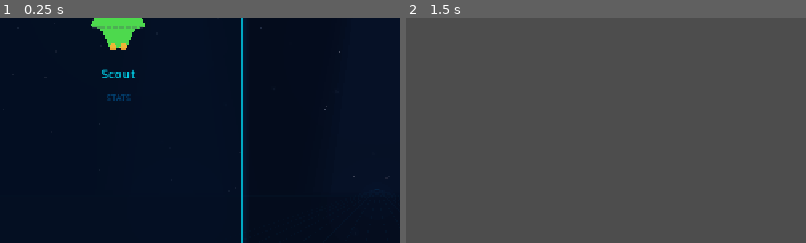
Above: before the commit, frames 1-2 (left to right).
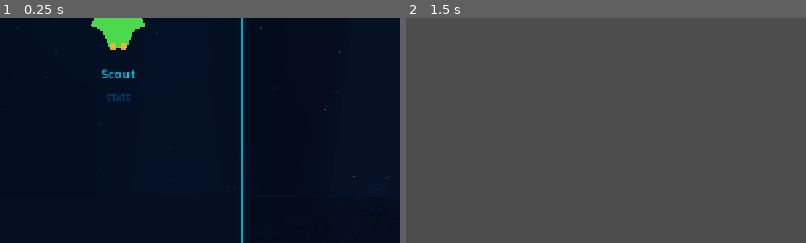
Above: after the commit, the same moments.

Repository: TestAndWin/space-trader
Game: Godot game, scene res://scenes/ship_upgrade.tscn
The game is run twice, just before and just after one commit, with the same random seed, the same clock (stepped at 60 frames per second) and the same inputs. This scene is started directly instead of the project's main scene.
Inputs (mouse positions are % of the whole screen's width and height, from its top left):
- Up to frame 1 (0.25 s): no input
- Up to frame 2 (1.5 s): click "Leave Workshop" at 0.5 s; tap Enter (ui_accept) at 1.25 s; move the mouse to (72, 45) at 1.27 s; hold Right (ui_right) from 1.28 s (still down); hold Space from 1.28 s (still down); click (72, 45) at 1.42 s
The pictures show only the part of the screen within x 3-53%, y 33-83%; the shares and areas given below are measured in that part.

The runs differ from the first frame. In frame 1, 0.1% of the frame differs, in the area x 23-36%, y 3-5%; in frame 2, nothing differs.

Commit message:
Bug fixes

Diff:
--- a/data/crew/medic.tres
+++ b/data/crew/medic.tres
@@ -6,8 +6,8 @@
 script = ExtResource("1_crew")
 crew_name = "Medic"
 title = "Medic"
-description = "+2 max hull after each combat"
-bonus_type = 5
-bonus_value = 2.0
+description = "Heal 3 hull after each combat"
+bonus_type = 2
+bonus_value = 3.0
 recruit_cost = 300
 available_planet_types = [3, 1]
--- a/scripts/autoloads/quest_manager.gd
+++ b/scripts/autoloads/quest_manager.gd
@@ -24,9 +24,14 @@
 	if EconomyManager.goods.is_empty():
 		return {}
 	var good: Resource = EconomyManager.goods[randi() % EconomyManager.goods.size()]
-	if planet.connected_planets.is_empty():
+	# Pick destination from all planets except the origin for more variety
+	var all_planet_names: Array = []
+	for p in EconomyManager.planets:
+		if p.planet_name != planet.planet_name:
+			all_planet_names.append(p.planet_name)
+	if all_planet_names.is_empty():
 		return {}
-	var dest: String = planet.connected_planets[randi() % planet.connected_planets.size()]
+	var dest: String = all_planet_names[randi() % all_planet_names.size()]
 	var qty: int = randi_range(1, 3)
 	var reward: int = int(good.base_price * qty * 1.8) + randi_range(50, 150)
 	var deadline: int = randi_range(DEADLINE_MIN, DEADLINE_MAX)
--- a/scripts/components/casino_popup.gd
+++ b/scripts/components/casino_popup.gd
@@ -278,8 +278,8 @@
 
 	# Bet section
 	var bet_label := Label.new()
-	var gname: String = "Blackjack" if _game == Game.BLACKJACK else "Slot Machine"
-	bet_label.text = "Place your bet on %s:" % gname
+	var game_name: String = "Blackjack" if _game == Game.BLACKJACK else "Slot Machine"
+	bet_label.text = "Place your bet on %s:" % game_name
 	bet_label.add_theme_font_size_override("font_size", 18)
 	bet_label.add_theme_color_override("font_color", GOLD)
 	bet_label.horizontal_alignment = HORIZONTAL_ALIGNMENT_CENTER
@@ -800,6 +800,8 @@
 		# Remove the hit/stand buttons (last child of content_area)
 		var last := _content_area.get_child(_content_area.get_child_count() - 1)
 		last.queue_free()
+		# Restore result message (overwritten by _build_blackjack_ui)
+		_status_label.text = _result_msg
 	elif _game == Game.SLOTS:
 		_status_label.text = "Slot Machine — Bet: %d cr" % _bet
 		_build_slots_ui()
--- a/scripts/components/crew_panel.gd
+++ b/scripts/components/crew_panel.gd
@@ -77,8 +77,10 @@
 
 func _refresh_crew_ui() -> void:
 	for child in _icon_container.get_children():
+		_icon_container.remove_child(child)
 		child.queue_free()
 	for child in _crew_container.get_children():
+		_crew_container.remove_child(child)
 		child.queue_free()
 
 	var crew_resources := GameManager.get_crew_resources()
--- a/scripts/components/dealer_showroom_bg.gd
+++ b/scripts/components/dealer_showroom_bg.gd
@@ -92,7 +92,6 @@
 	draw_rect(Rect2(Vector2.ZERO, size), AMBIENT_BASE)
 	# Subtle vignette — darker at edges
 	var vignette_left := Color(0.0, 0.0, 0.0, 0.3)
-	var vignette_mid := Color(0.0, 0.0, 0.0, 0.0)
 	draw_rect(Rect2(0, 0, w * 0.15, h), vignette_left)
 	draw_rect(Rect2(w * 0.85, 0, w * 0.15, h), vignette_left)
 
--- a/scripts/components/ship_display.gd
+++ b/scripts/components/ship_display.gd
@@ -203,19 +203,6 @@
 			var p2 := Vector2(cx + end.x * w, cy + end.y * h)
 			draw_line(p1, p2, crack_color, 1.5)
 
-	# 6. Cargo indicators
-	if cargo_max > 0:
-		var max_dots: int = mini(cargo_max, 8)
-		var filled: int = ceili(float(cargo_used) / float(cargo_max) * max_dots)
-		var dot_size := Vector2(w * 0.06, h * 0.04)
-		var start_x: float = cx - (max_dots * dot_size.x + (max_dots - 1) * 2.0) * 0.5
-		var dot_y: float = cy + h * 0.1
-		for i in max_dots:
-			var rect := Rect2(start_x + i * (dot_size.x + 2.0), dot_y, dot_size.x, dot_size.y)
-			if i < filled:
-				draw_rect(rect, Color(1.0, 0.85, 0.3, 0.8))
-			else:
-				draw_rect(rect, Color(0.3, 0.3, 0.4, 0.3))
 
 
 func _draw_ellipse(center: Vector2, rx: float, ry: float, color: Color) -> void:
--- a/scripts/scenes/battle_result.gd
+++ b/scripts/scenes/battle_result.gd
@@ -61,11 +61,20 @@
 
 # ── Credits + Card reward (original behavior) ───────────────────────────────
 
-func _setup_credits_card_reward(destination: String) -> void:
+func _award_battle_credits() -> int:
 	var earned: int = 0
 	if GameManager.current_encounter:
 		earned = int(round(GameManager.current_encounter.reward_credits * EventManager.get_reward_modifier()))
 		GameManager.add_credits(earned)
+	# Crew medic bonus: heal hull after combat win
+	if GameManager.has_crew_bonus(CrewData.CrewBonus.HULL_REGEN):
+		var heal: int = int(GameManager.get_crew_bonus_value(CrewData.CrewBonus.HULL_REGEN))
+		GameManager.current_hull = mini(GameManager.current_hull + heal, GameManager.max_hull)
+	return earned
+
+
+func _setup_credits_card_reward(destination: String) -> void:
+	var earned: int = _award_battle_credits()
 	%ResultDescription.text = "+%d credits! (Total: %d cr)\nArriving at %s." % [earned, GameManager.credits, destination]
 	%RewardPanel.visible = false
 
@@ -134,10 +143,7 @@
 # ── Upgrade reward ───────────────────────────────────────────────────────────
 
 func _setup_upgrade_reward(destination: String) -> void:
-	var earned: int = 0
-	if GameManager.current_encounter:
-		earned = int(round(GameManager.current_encounter.reward_credits * EventManager.get_reward_modifier()))
-		GameManager.add_credits(earned)
+	var earned: int = _award_battle_credits()
 	%ResultDescription.text = "+%d credits! (Total: %d cr)\nArriving at %s." % [earned, GameManager.credits, destination]
 	%CardRewardPanel.visible = false
 	%ContinueButton.visible = false
@@ -201,10 +207,7 @@
 # ── Crew reward ──────────────────────────────────────────────────────────────
 
 func _setup_crew_reward(destination: String) -> void:
-	var earned: int = 0
-	if GameManager.current_encounter:
-		earned = int(round(GameManager.current_encounter.reward_credits * EventManager.get_reward_modifier()))
-		GameManager.add_credits(earned)
+	var earned: int = _award_battle_credits()
 	%ResultDescription.text = "+%d credits! (Total: %d cr)\nArriving at %s." % [earned, GameManager.credits, destination]
 	%CardRewardPanel.visible = false
 	%ContinueButton.visible = false
--- a/scripts/scenes/card_battle.gd
+++ b/scripts/scenes/card_battle.gd
@@ -304,14 +304,14 @@
 				damage = int(damage * 1.5)
 			# SHIELD_ECHO: bonus damage = current_shield / 2
 			if card_data.keywords.has(CardData.CardKeyword.SHIELD_ECHO) and GameManager.current_shield > 0:
-				damage += GameManager.current_shield / 2
+				damage += int(GameManager.current_shield / 2.0)
 			_apply_damage_to_enemy(damage)
 			attacks_played_this_turn += 1
 		1: # DEFENSE
 			GameManager.current_shield = min(GameManager.max_shield, GameManager.current_shield + card_data.defense_value)
 			# SHIELD_ECHO on defense: deal shield/2 as damage
 			if card_data.keywords.has(CardData.CardKeyword.SHIELD_ECHO) and GameManager.current_shield > 0:
-				_apply_damage_to_enemy(GameManager.current_shield / 2)
+				_apply_damage_to_enemy(int(GameManager.current_shield / 2.0))
 			if card_data.draw_cards > 0:
 				_draw_cards(card_data.draw_cards)
 		2: # UTILITY
@@ -482,17 +482,9 @@
 
 func _on_battle_won() -> void:
 	battle_active = false
-	var base_reward: int = encounter.reward_credits
-	var final_reward: int = int(round(base_reward * EventManager.get_reward_modifier()))
-	GameManager.add_credits(final_reward)
 	GameManager.total_encounters_won += 1
-	# Crew medic bonus: +max hull after each combat win
-	if GameManager.has_crew_bonus(5):  # MAX_HULL_BONUS
-		var bonus: int = int(GameManager.get_crew_bonus_value(5))
-		GameManager.max_hull += bonus
-		GameManager.current_hull += bonus
 	GameManager.battle_result = "won"
-	EventLog.add_entry("Won battle vs %s, earned %d cr" % [encounter.encounter_name, final_reward])
+	EventLog.add_entry("Won battle vs %s" % encounter.encounter_name)
 	get_tree().change_scene_to_file("res://scenes/battle_result.tscn")
 
 
@@ -504,7 +496,7 @@
 	while i >= 0:
 		var item: Dictionary = GameManager.cargo[i]
 		var qty: int = item["quantity"]
-		var lost: int = qty / 2
+		var lost: int = int(qty / 2.0)
 		if lost > 0:
 			lost_items.append("%d %s" % [lost, item["good_name"]])
 			item["quantity"] -= lost
--- a/scripts/scenes/galaxy_map.gd
+++ b/scripts/scenes/galaxy_map.gd
@@ -124,8 +124,6 @@
 			draw_line(from, to, Color(0.6, 0.85, 1.0, 0.45), 1.0, true)
 
 			# Animated energy pulses traveling along the route
-			var route_len: float = from.distance_to(to)
-			var dir: Vector2 = (to - from).normalized()
 			var num_pulses: int = 3
 			for i in num_pulses:
 				var phase: float = float(i) / float(num_pulses)
--- a/scripts/scenes/game_over.gd
+++ b/scripts/scenes/game_over.gd
@@ -39,6 +39,7 @@
 
 
 func _on_main_menu_pressed() -> void:
+	SaveManager.delete_save()
 	GameManager.reset()
 	get_tree().change_scene_to_file("res://scenes/main_menu.tscn")
 
--- a/scripts/scenes/ship_upgrade.gd
+++ b/scripts/scenes/ship_upgrade.gd
@@ -347,6 +347,8 @@
 
 	var any_shown: bool = false
 	for upgrade in all_upgrades:
+		if upgrade.cost <= 0:
+			continue
 		if upgrade.upgrade_name in GameManager.installed_upgrades:
 			continue
 		if upgrade.slot not in allowed_slots:
